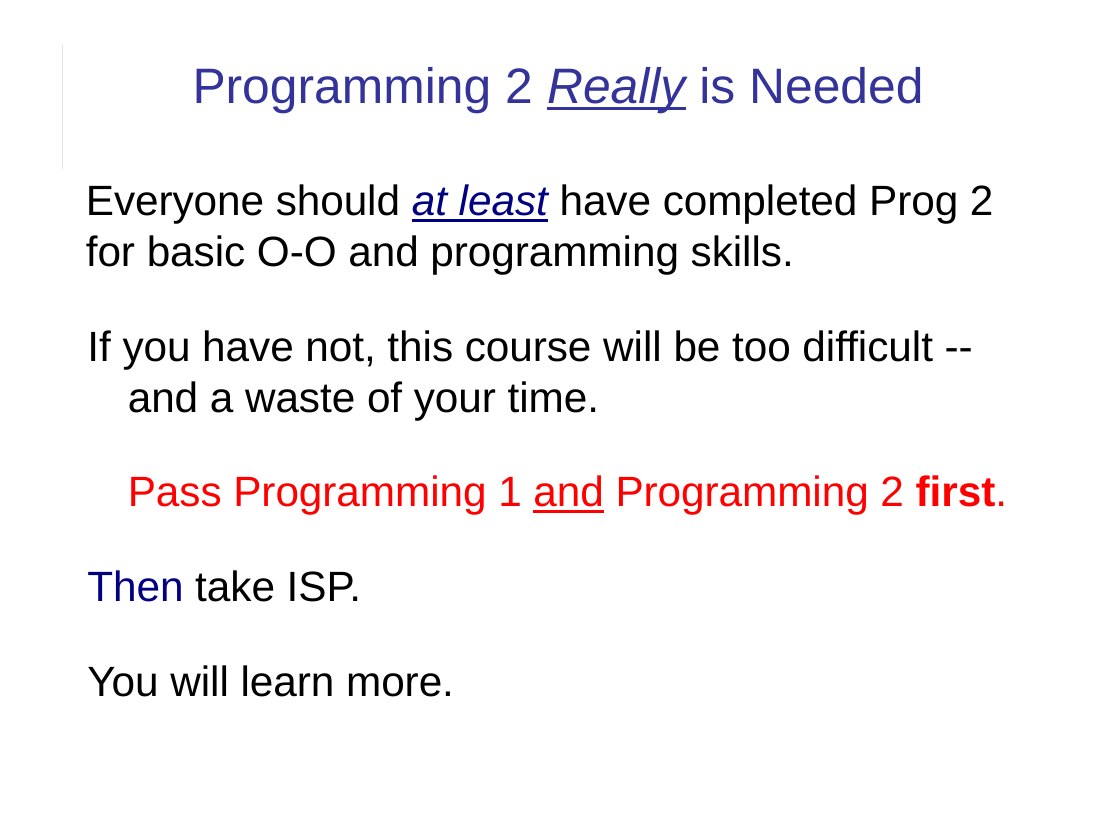
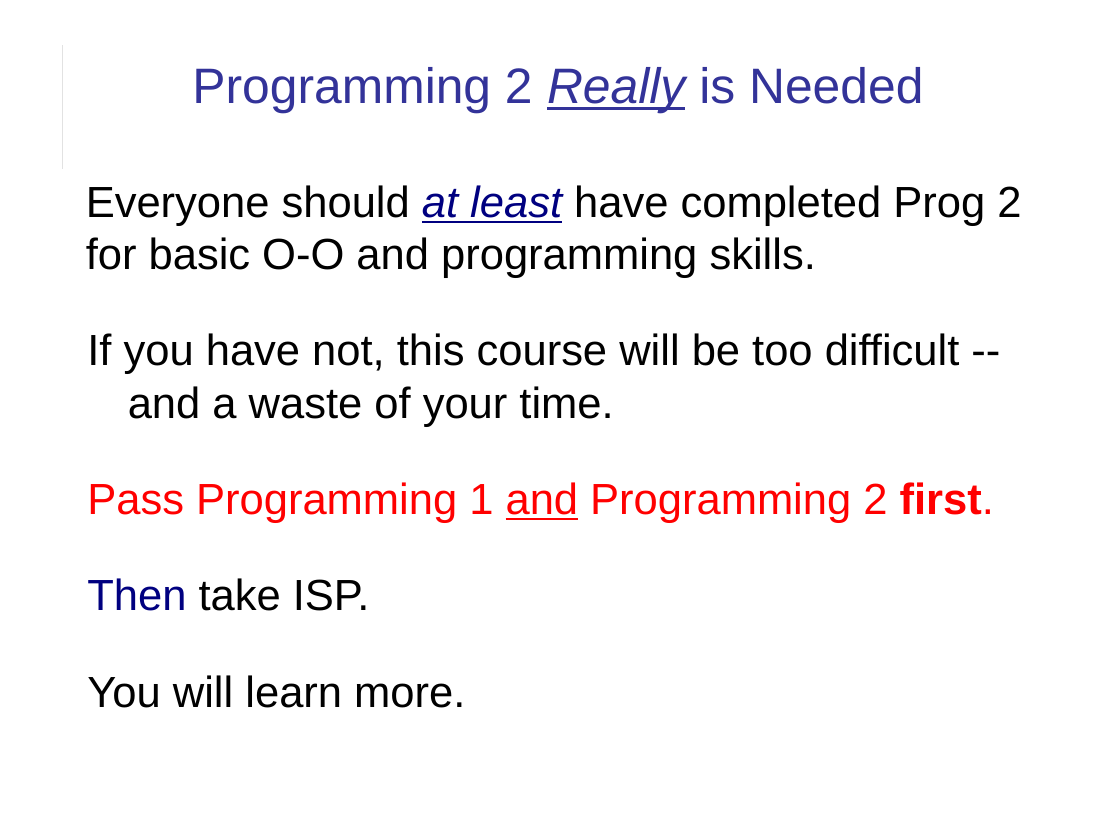
Before and after one commit to cpske/ISP, a slide deck: slide 9 of introduction/Introduction-to-Course.pptx. Drawn at 1120x840 pixels with LibreOffice and Linux fonts; fonts in the diff are those of the drawing. Boxes give left, top, right and bottom in pixels: in the first picture for what was removed or moved away, otherwise in the second. Text is boxed around its words. In the diff, an @@ line names an element or a change of style, - is before the commit and + after.

Commit message:
correct format and improve wording in course intro presentation

```diff
--- a/introduction/Introduction-to-Course.pptx
+++ b/introduction/Introduction-to-Course.pptx
@@ text "Everyone should at least have ..." at [86, 185, 1021, 708]: size 27.2 to 28 pt; indent changed @@
```
Also in this commit, not shown: 10 other slides changed, 1 other file.
